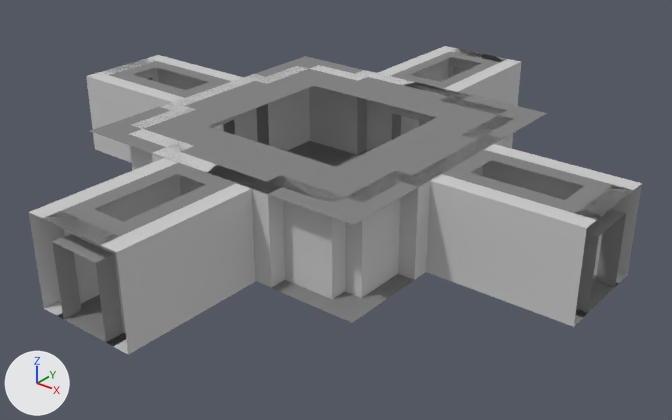
Renders of the FBX model Assets/models/4sidedRoom.FBX from each side of a commit.
Camera for both pictures: a camera (50 mm lens) standing at (78.4, -95.3, 58.7) and looking at (3.1, -1.1, 0.3). Arrows for +X, +Y and +Z are at lower left; the lights stay in place. Where no turn or scale is listed for an object, it has been applied to the vertices. Vertices at the same position are counted once.

Objects in the first picture: '4sidedRoom'.
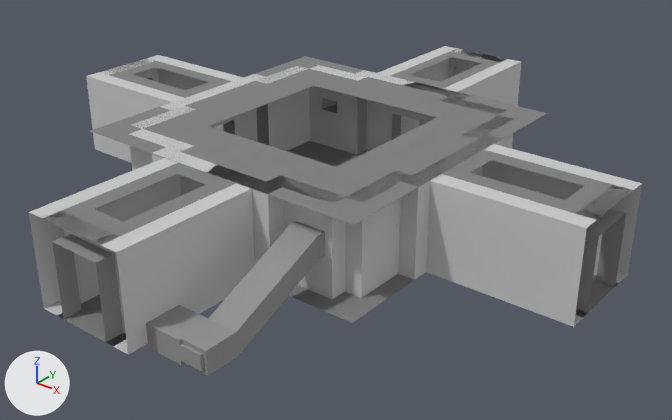
Patch to the scene script:
```diff
--- a/Assets/models/4sidedRoom.FBX.py
+++ b/Assets/models/4sidedRoom.FBX.py
@@ me_mesh @@
 # used by ob_4sidedroom; location = (0.0, 0.0, 0.0)
-me_mesh.from_pydata(...)  # 384 vertices, 554 faces; spans x -43.2..43.2, y -43.2..43.2, z 0.0..12.7
+me_mesh.from_pydata(...)  # 595 vertices, 950 faces; spans x -43.2..43.2, y -43.2..43.2, z -0.6..12.7
+# me_mesh part 1: a new loose piece of 92 vertices spanning x 7.6..16.7, y -40.4..-17.7, z -0.6..8.8, in mat_material__75 (grey #939393)
+# me_mesh part 2
+# 16 faces are deleted
+# 60 vertices are added at x -15.5..16.5, y -40.0..40.2, z -0.6..8.8
+# 24 new vertices lie (3.2, 0.0, 0.0) away from vertices in x -15.0..12.8, y -17.7..40.2, z -0.6..8.8
+# 9 new vertices lie (-0.5, 0.0, 0.0) away from vertices in x -15.0, y 18.3..39.8, z -0.6..8.8
+# 8 new vertices lie (0.7, 0.0, 0.0) away from vertices in x -11.8, y 35.2..40.2, z -0.6..2.6
+# 6 new vertices lie (6.0, 0.0, 0.0) away from vertices in x -11.1, y 35.2..40.2, z -0.6..2.6
+# 6 new vertices lie (0.0, 0.4, 0.0) away from vertices in x -11.8..-5.1, y 39.8, z -0.6..2.6
+# 6 new vertices lie (0.0, 4.2, 0.0) away from vertices in x -5.1..7.6, y -40.0..35.6, z 0.0..2.1
+# 56 new faces join them, mat_material__73 (light grey #cacaca)
+# 182 new faces join them, mat_material__75 (grey #939393)
 me_mesh.materials.append(mat_material__73)
```

Boxes [x1, y1, x2, y2] around the edits, measured in the pictures (672 x 420 px):
'4sidedRoom', reshaped (7% taller): before [29, 46, 642, 355]; after [29, 46, 642, 376]
part 1 of me_mesh, added: after [146, 221, 325, 376]
part 2 of me_mesh, built on: [138, 66, 448, 344] in both
